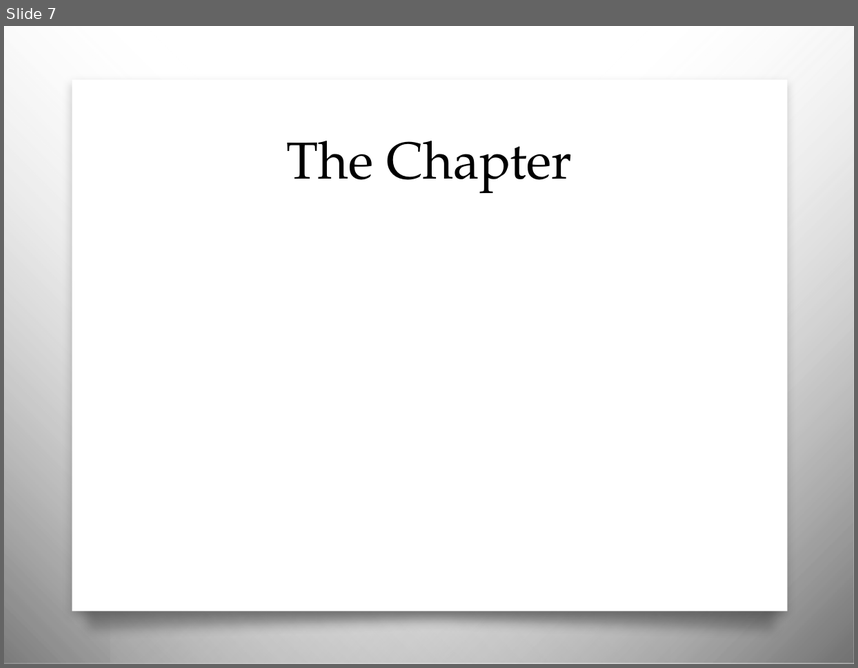
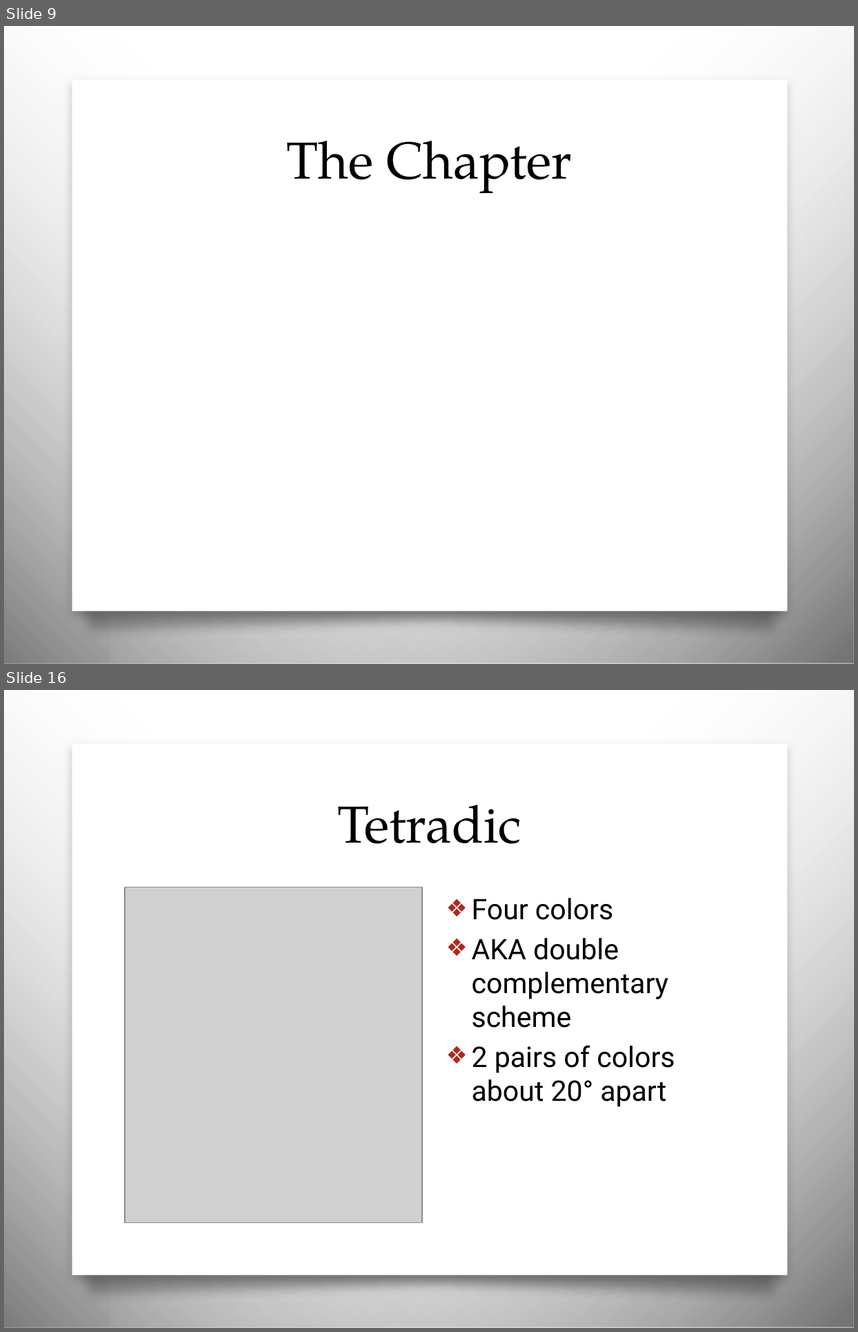
Before and after one commit to awayken/USF-ART329, a slide deck: slides/classnine/slides.pptx. Shown one above the other, each under a label of ours: slide 7 before the commit, slides 9 and 16 after it; the slides between them are not shown. The pictures are 858x668 and 858x1332 pixels, drawn with LibreOffice and Linux fonts; fonts in the diff are those of the drawing; grey boxes stand for pictures; background and template pictures are left out. Boxes give left, top, right and bottom in pixels: in the first picture for what was removed or moved away, otherwise in the second. Text is boxed around its words. In the diff, an @@ line names an element or a change of style, - is before the commit and + after.

```diff
--- a/slides/classnine/slides.pptx
+++ b/slides/classnine/slides.pptx
@@ slide 16 added at (4,690,854,1328), background picture (left out); not listed: 4 template elements that a slide beside it also shows @@
@@ title added at (337,805,522,844), 44 pt, text #000000 @@
+Tetradic
@@ picture added at (125,887,422,1222) @@
@@ text added at (472,898,675,1107), 24 pt, text #000000 @@
+❖ Four colors
+❖ AKA double complementary scheme
+❖ 2 pairs of colors about 20° apart
@@ what was slide 7 is now slide 9 @@
```
Also in this commit, not shown: 4 slides changed, 10 other slides added, 1 slide removed.
